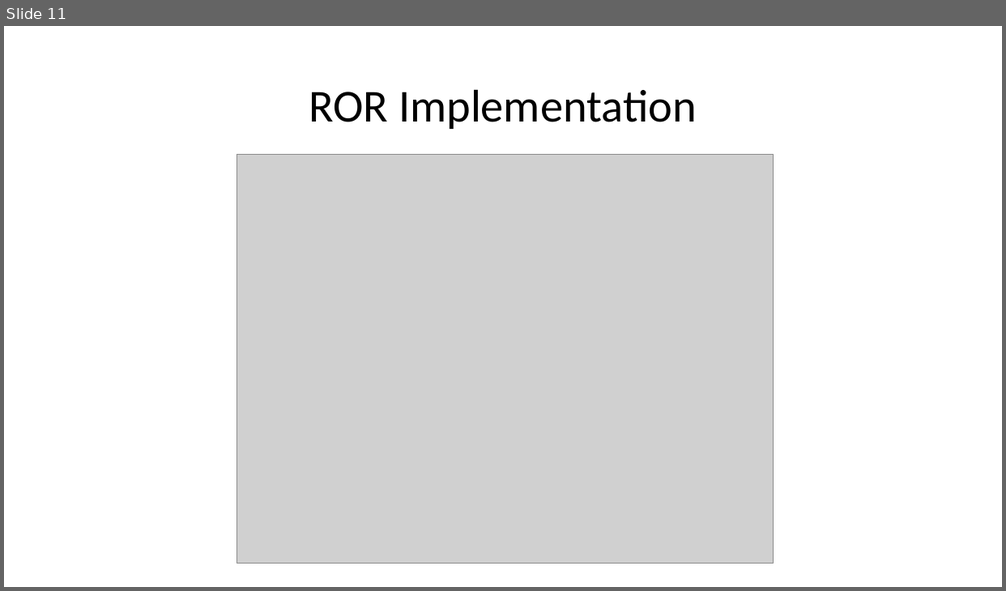
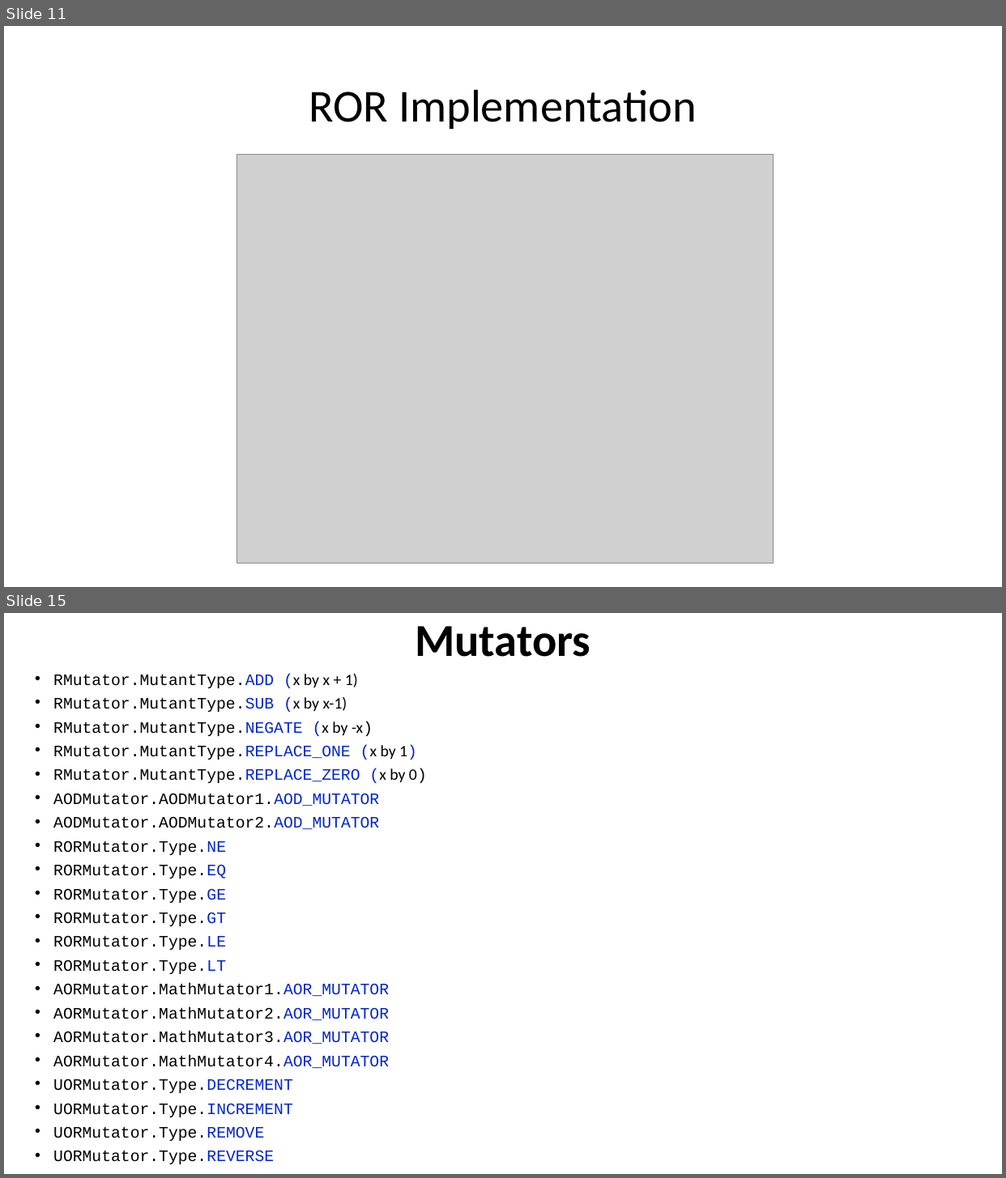
Before and after one commit to Oxiras/PIT, a slide deck: Presentation.pptx. Shown one above the other, each under a label of ours: slide 11 before the commit, slides 11 and 15 after it; the slides between them are not shown. The pictures are 1006x591 and 1006x1178 pixels, drawn with LibreOffice and Linux fonts; fonts in the diff are those of the drawing; grey boxes stand for pictures. Boxes give left, top, right and bottom in pixels: in the first picture for what was removed or moved away, otherwise in the second. Text is boxed around its words. In the diff, an @@ line names an element or a change of style, - is before the commit and + after.

Commit message:
add presentation

```diff
--- a/Presentation.pptx
+++ b/Presentation.pptx
@@ slide 15 added at [4, 613, 1002, 1174], background #FFFFFF @@
@@ title added at [415, 626, 590, 657], 44 pt, text #000000, bold @@
+Mutators
@@ text added at [53, 673, 427, 1165], 15.4 pt, text #000000 @@
+• RMutator.MutantType.ADD (x by x + 1)
+• RMutator.MutantType.SUB (x by x-1)
+• RMutator.MutantType.NEGATE (x by -x)
+• RMutator.MutantType.REPLACE_ONE (x by 1)
+• RMutator.MutantType.REPLACE_ZERO (x by 0)
+• AODMutator.AODMutator1.AOD_MUTATOR
+• AODMutator.AODMutator2.AOD_MUTATOR
+• RORMutator.Type.NE
+• RORMutator.Type.EQ
+• RORMutator.Type.GE
+• RORMutator.Type.GT
+• RORMutator.Type.LE
+• RORMutator.Type.LT
+• AORMutator.MathMutator1.AOR_MUTATOR
+• AORMutator.MathMutator2.AOR_MUTATOR
+• AORMutator.MathMutator3.AOR_MUTATOR
+• AORMutator.MathMutator4.AOR_MUTATOR
+• UORMutator.Type.DECREMENT
+• UORMutator.Type.INCREMENT
+• UORMutator.Type.REMOVE
+• UORMutator.Type.REVERSE
```
Also in this commit, not shown: 4 other slides added, 1 other file.
